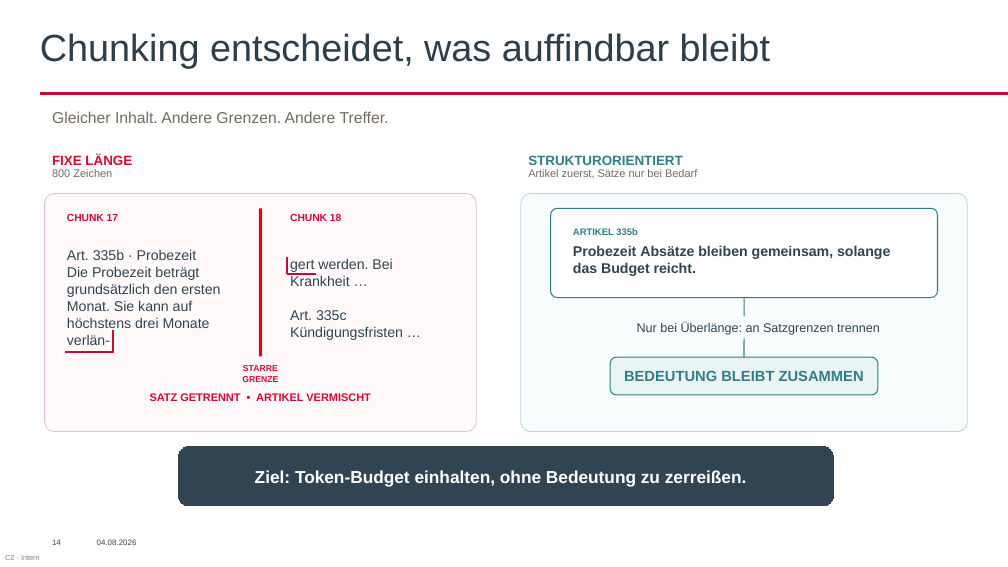
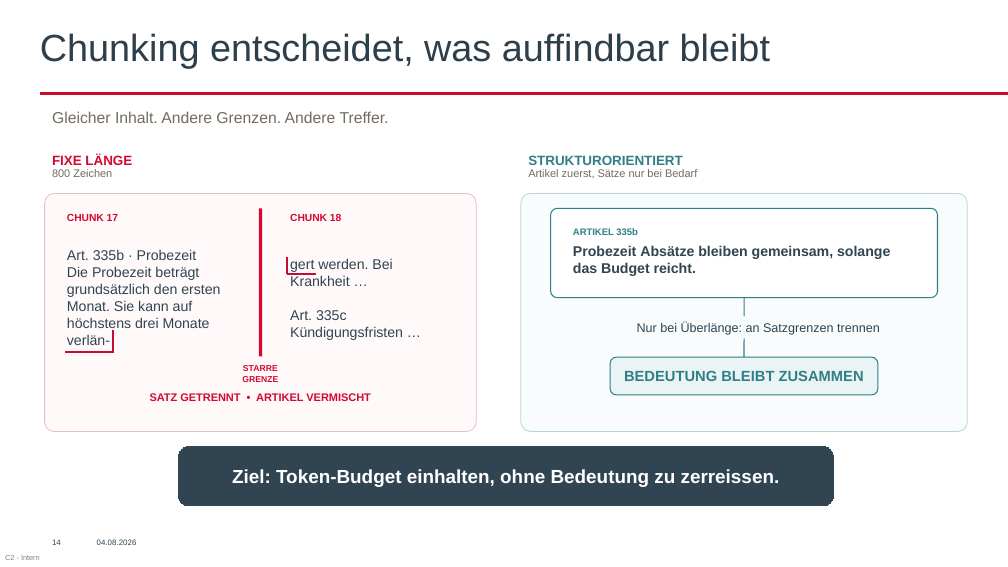
Before and after one commit to AkrosAG/RAG-Workshop, a slide deck: slide 17 of RAG_Workshop.pptx. Drawn at 1008x567 pixels with LibreOffice and Linux fonts; fonts in the diff are those of the drawing; background and template pictures are left out. Boxes give left, top, right and bottom in pixels: in the first picture for what was removed or moved away, otherwise in the second. Text is boxed around its words. In the diff, an @@ line names an element or a change of style, - is before the commit and + after.

```diff
--- a/RAG_Workshop.pptx
+++ b/RAG_Workshop.pptx
@@ text in rounded rectangle at [232,469,780,487]: text added @@
+Ziel: Token-Budget einhalten, ohne Bedeutung zu zerreissen.
@@ text removed at [255,470,747,487] @@
-Ziel: Token-Budget einhalten, ohne Bedeutung zu zerreißen.
```
Also in this commit, not shown: 2 other slides changed.
